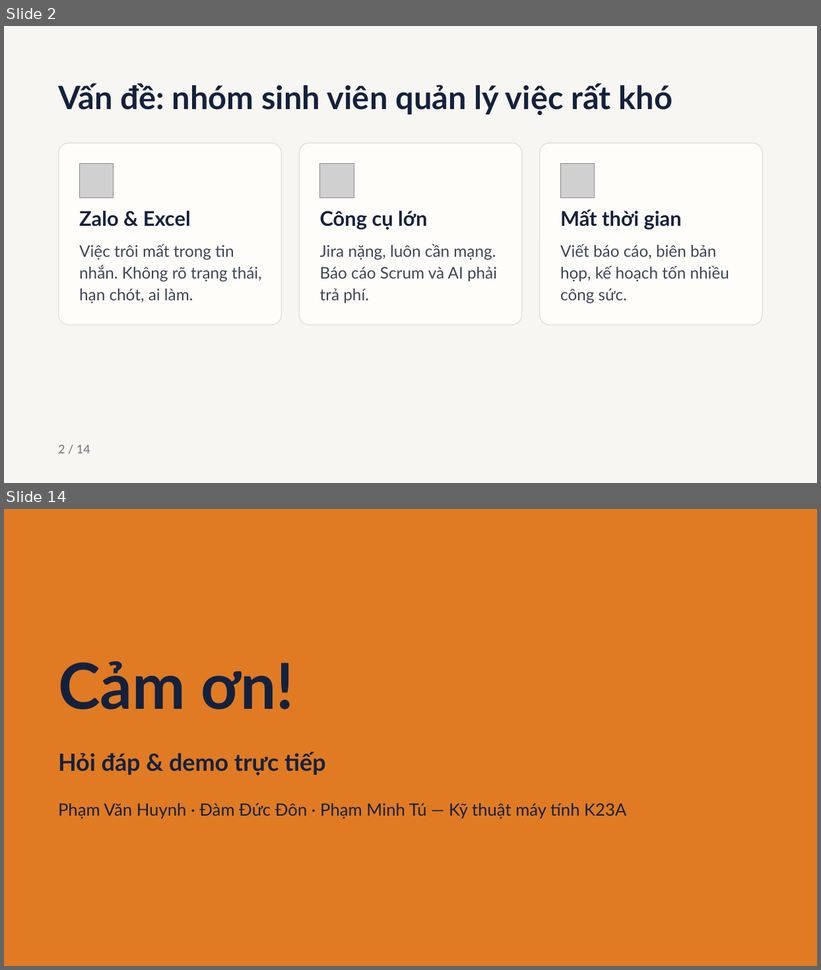
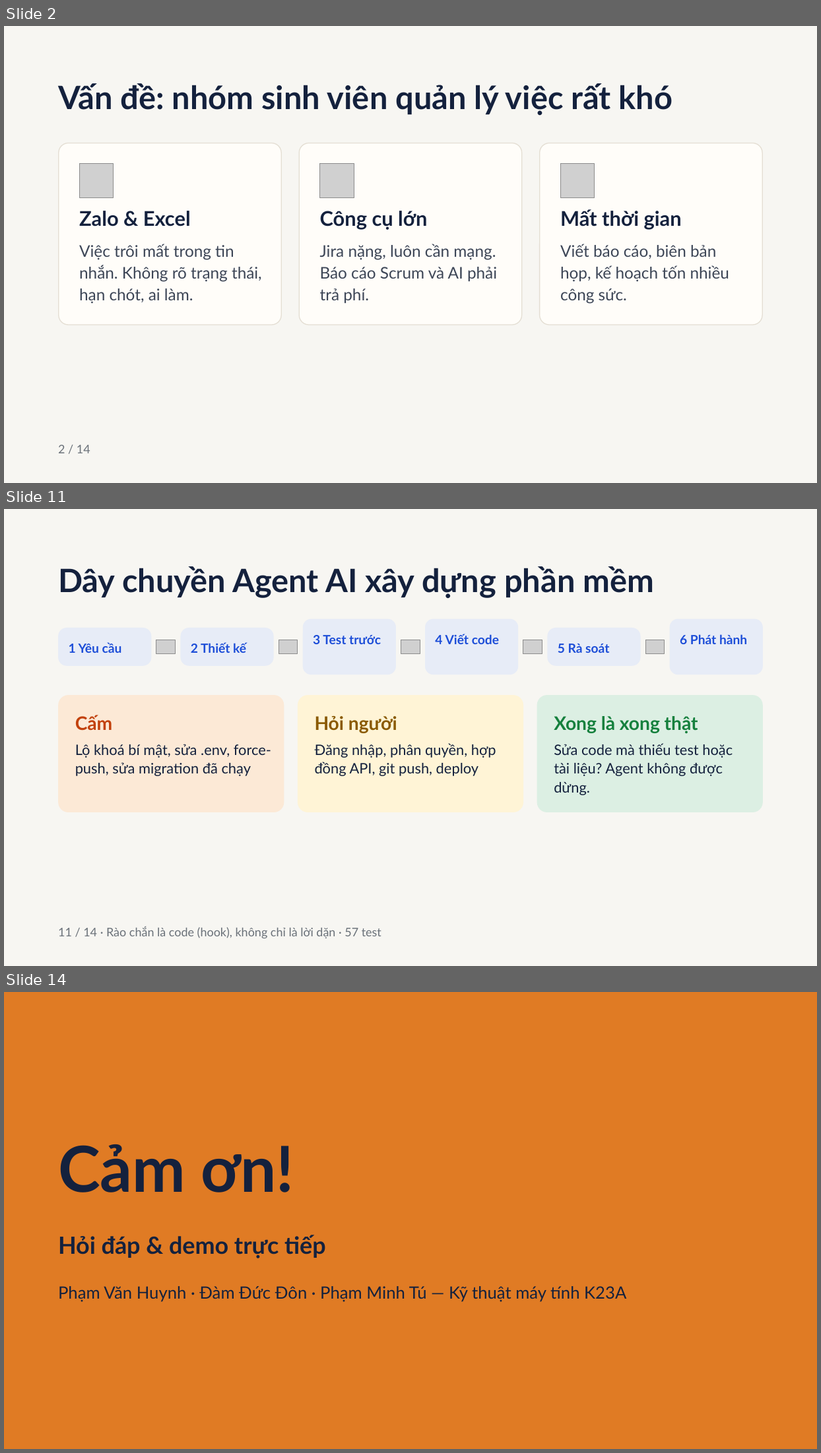
Before and after one commit to tupm2006/koshi, a slide deck: report/Slides-VI.pptx. Shown one above the other, each under a label of ours: slides 2 and 14 before the commit, slides 2, 11 and 14 after it; the slides between them are not shown. The pictures are 821x970 and 821x1453 pixels, drawn with LibreOffice and Linux fonts; fonts in the diff are those of the drawing; grey boxes stand for pictures. Boxes give left, top, right and bottom in pixels: in the first picture for what was removed or moved away, otherwise in the second. Text is boxed around its words. In the diff, an @@ line names an element or a change of style, - is before the commit and + after.

```diff
--- a/report/Slides-VI.pptx
+++ b/report/Slides-VI.pptx
@@ slide 11 added at (x1=4, y1=509, x2=817, y2=966), background #F7F6F2 @@
@@ title added at (x1=58, y1=566, x2=654, y2=598), 38 pt, text #14213D, bold @@
+Dây chuyền Agent AI xây dựng phần mềm
@@ rounded rectangle added at (x1=303, y1=619, x2=396, y2=675), fill #E7ECF7, 15 pt, text #1D4ED8, bold @@
+3 Test trước
@@ rounded rectangle added at (x1=426, y1=619, x2=519, y2=675), fill #E7ECF7, 15 pt, text #1D4ED8, bold @@
+4 Viết code
@@ rounded rectangle added at (x1=670, y1=619, x2=764, y2=675), fill #E7ECF7, 15 pt, text #1D4ED8, bold @@
+6 Phát hành
@@ rounded rectangle added at (x1=58, y1=628, x2=152, y2=666), fill #E7ECF7, 15 pt, text #1D4ED8, bold @@
+1 Yêu cầu
@@ picture added at (x1=156, y1=640, x2=176, y2=654) @@
@@ rounded rectangle added at (x1=180, y1=628, x2=274, y2=666), fill #E7ECF7, 15 pt, text #1D4ED8, bold @@
+2 Thiết kế
@@ picture added at (x1=279, y1=640, x2=298, y2=654) @@
@@ picture added at (x1=401, y1=640, x2=420, y2=654) @@
@@ picture added at (x1=523, y1=640, x2=543, y2=654) @@
@@ rounded rectangle added at (x1=547, y1=628, x2=641, y2=666), fill #E7ECF7, 15 pt, text #1D4ED8, bold @@
+5 Rà soát
@@ picture added at (x1=646, y1=640, x2=665, y2=654) @@
@@ rounded rectangle added at (x1=58, y1=695, x2=284, y2=813), fill #FCE9D6 @@
@@ rounded rectangle added at (x1=298, y1=695, x2=523, y2=813), fill #FFF4D6 @@
@@ rounded rectangle added at (x1=537, y1=695, x2=763, y2=813), fill #DCEFE3 @@
@@ text added at (x1=75, y1=715, x2=113, y2=730), 22 pt, text #C2410C, bold @@
+Cấm
@@ text added at (x1=315, y1=716, x2=397, y2=733), 22 pt, text #8A5A00, bold @@
+Hỏi người
@@ text added at (x1=554, y1=716, x2=698, y2=734), 22 pt, text #15803D, bold @@
+Xong là xong thật
@@ text added at (x1=75, y1=744, x2=271, y2=776), 17 pt, text #14213D @@
+Lộ khoá bí mật, sửa .env, force-push, sửa migration đã chạy
@@ text added at (x1=315, y1=743, x2=496, y2=776), 17 pt, text #14213D @@
+Đăng nhập, phân quyền, hợp đồng API, git push, deploy
@@ text added at (x1=554, y1=743, x2=733, y2=795), 17 pt, text #14213D @@
+Sửa code mà thiếu test hoặc tài liệu? Agent không được dừng.
@@ text added at (x1=58, y1=927, x2=382, y2=939), 14 pt, text #6A7179 @@
+11 / 14 · Rào chắn là code (hook), không chỉ là lời dặn · 57 test
```
Also in this commit, not shown: 4 slides changed, 6 other slides added, 7 slides removed, 1 other file.
